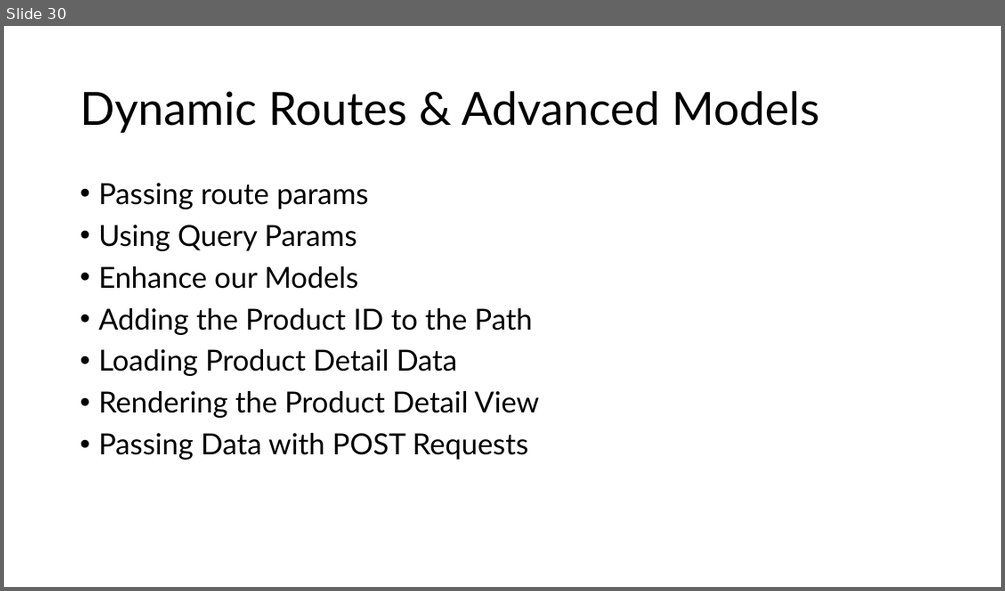
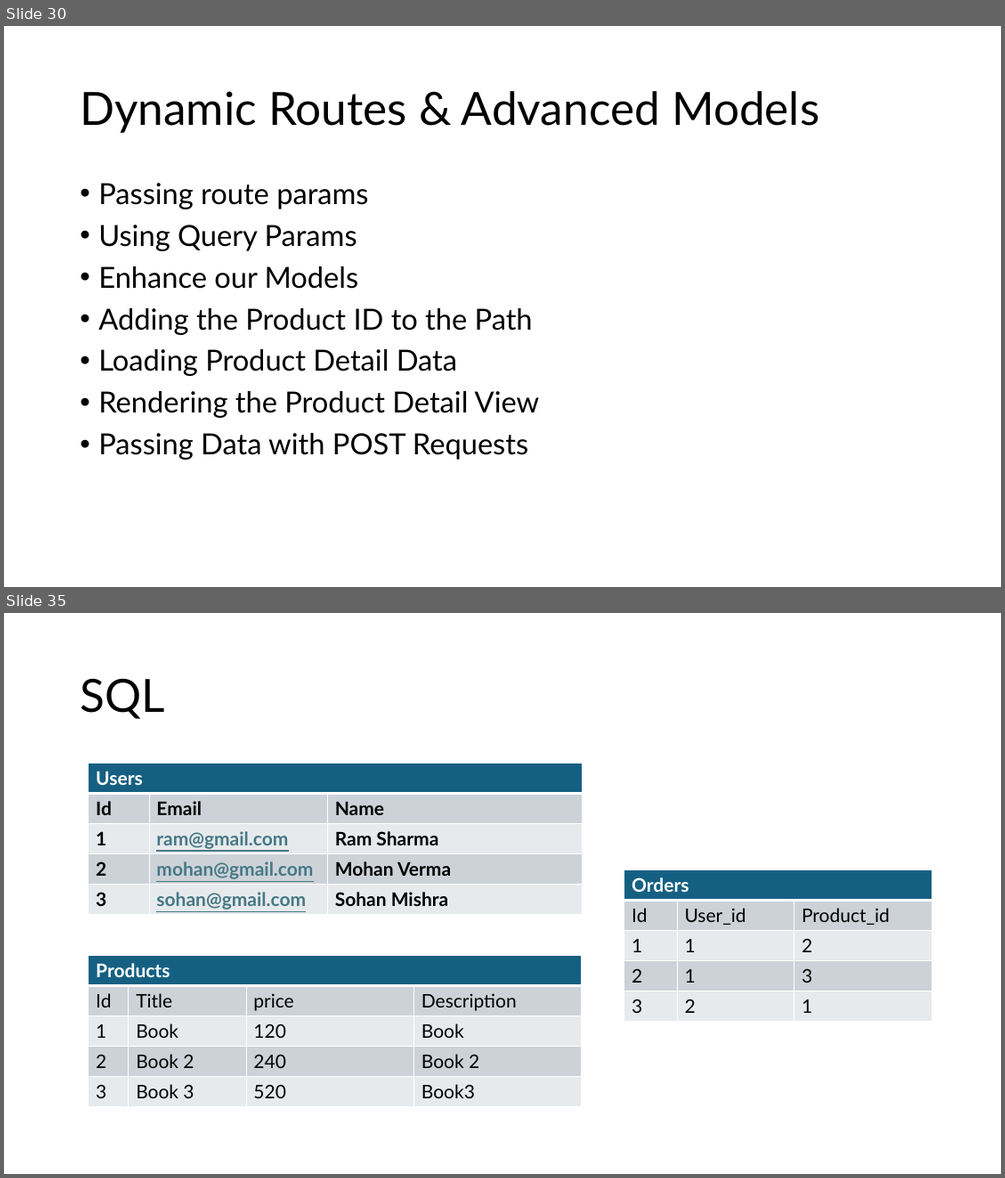
Before and after one commit to PiyushChaturvedii/Batch06, a slide deck: Node/node.pptx. Shown one above the other, each under a label of ours: slide 30 before the commit, slides 30 and 35 after it; the slides between them are not shown. The pictures are 1005x591 and 1005x1178 pixels, drawn with LibreOffice and Linux fonts; fonts in the diff are those of the drawing. Boxes give left, top, right and bottom in pixels: in the first picture for what was removed or moved away, otherwise in the second. Text is boxed around its words. In the diff, an @@ line names an element or a change of style, - is before the commit and + after.

```diff
--- a/Node/node.pptx
+++ b/Node/node.pptx
@@ slide 35 added at [4, 613, 1001, 1174], background #FFFFFF @@
@@ title added at [80, 678, 164, 719], 44 pt, text #000000 @@
+SQL
@@ table added at [89, 763, 582, 937], 5 rows, 3 columns @@
+Users |  | 
+Id | Email | Name
+1 | ram@gmail.com | Ram Sharma
+2 | mohan@gmail.com | Mohan Verma
+3 | sohan@gmail.com | Sohan Mishra
@@ table added at [624, 869, 933, 1022], 5 rows, 3 columns @@
+Orders |  | 
+Id | User_id | Product_id
+1 | 1 | 2
+2 | 1 | 3
+3 | 2 | 1
@@ table added at [89, 956, 582, 1107], 5 rows, 4 columns @@
+Products |  |  | 
+Id | Title | price | Description
+1 | Book | 120 | Book
+2 | Book 2 | 240 | Book 2
+3 | Book 3 | 520 | Book3
```
Also in this commit, not shown: 1 slide changed, 9 other slides added, 35 other files.
